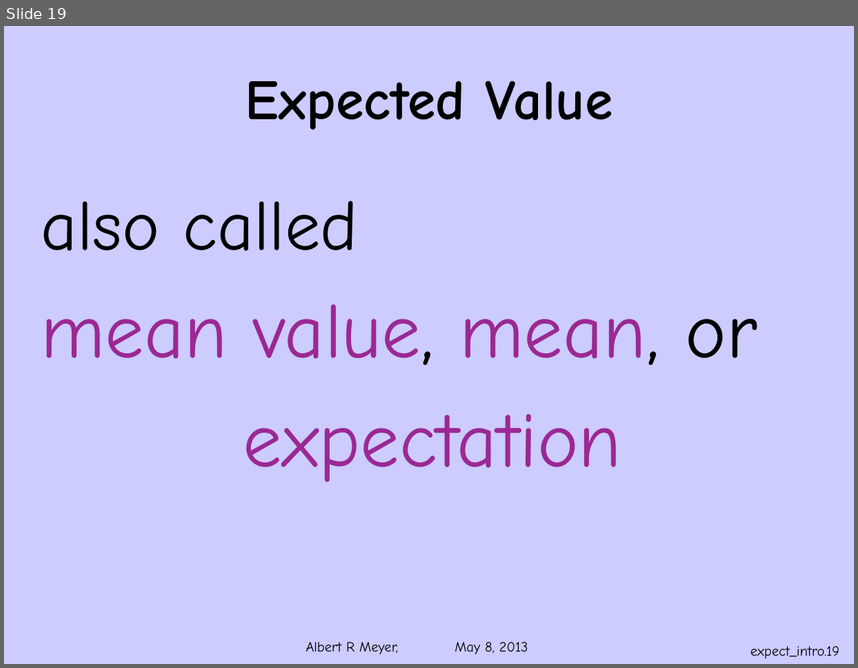
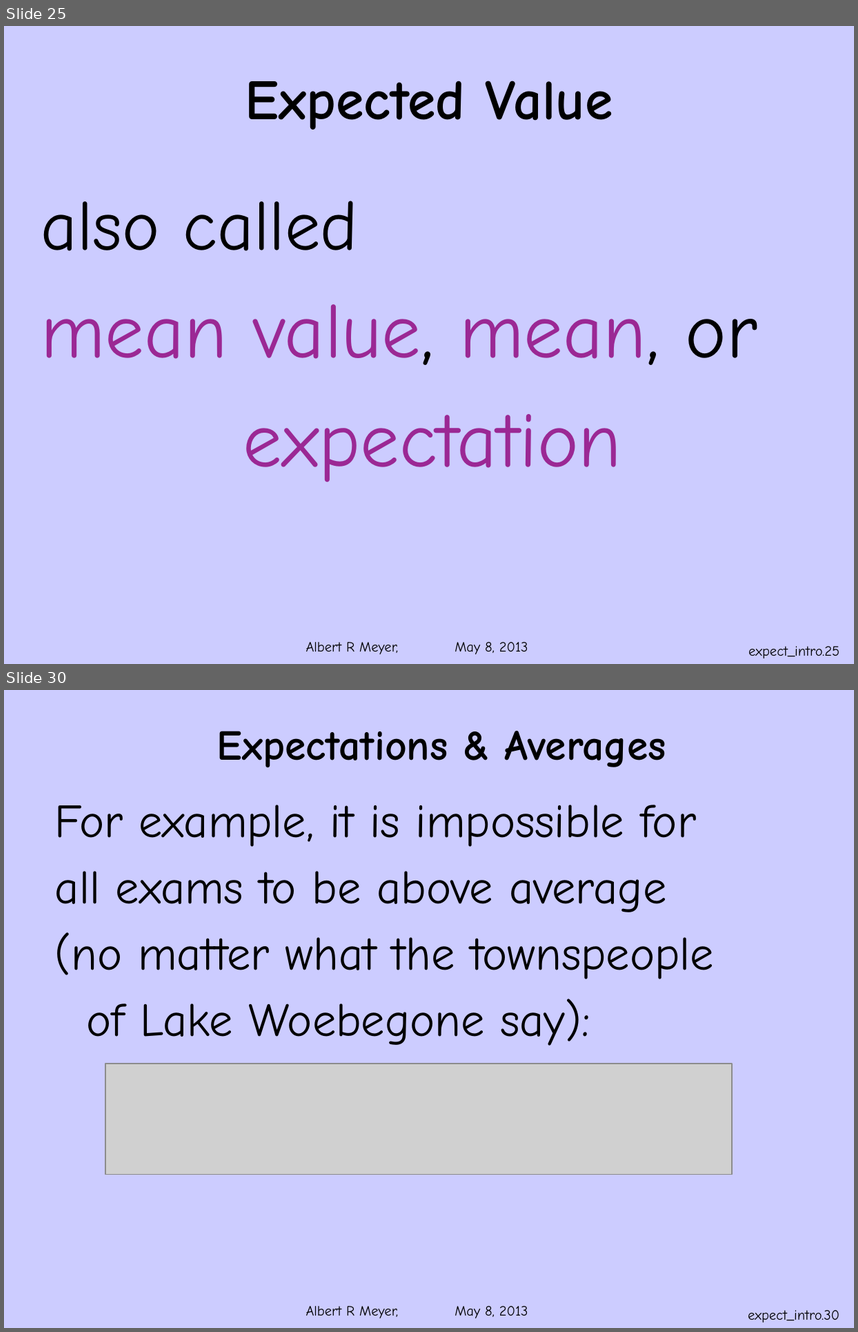
Before and after one commit to armeyer/mcs_web, a slide deck: spring13/slides13/ranvar-expect-intro.pptx. Shown one above the other, each under a label of ours: slide 19 before the commit, slides 25 and 30 after it; the slides between them are not shown. The pictures are 858x668 and 858x1332 pixels, drawn with LibreOffice and Linux fonts; fonts in the diff are those of the drawing; grey boxes stand for pictures; background and template pictures are left out. Boxes give left, top, right and bottom in pixels: in the first picture for what was removed or moved away, otherwise in the second. Text is boxed around its words. In the diff, an @@ line names an element or a change of style, - is before the commit and + after.

Commit message:
extend ranvar-expect-intro.pptx

```diff
--- a/spring13/slides13/ranvar-expect-intro.pptx
+++ b/spring13/slides13/ranvar-expect-intro.pptx
@@ slide 30 added at [4, 690, 854, 1328], background #CCCCFF; not listed: 1 template element that a slide beside it also shows @@
@@ title added at [217, 731, 666, 768], 36 pt, text #000000, bold @@
+Expectations & Averages
@@ text added at [55, 805, 714, 1045], 40 pt, text #000000 @@
+For example, it is impossible for
+all exams to be above average
+(no matter what the townspeople
+of Lake Woebegone say):
@@ picture added at [105, 1063, 732, 1174] @@
@@ page number added at [748, 1310, 840, 1322], 12 pt, text #000000 @@
+expect_intro.30
@@ what was slide 19 is now slide 25 @@
@@ page number at [749, 646, 840, 658]: text changed @@
-expect_intro.19
+expect_intro.25
```
Also in this commit, not shown: 4 slides changed, 13 other slides added, 2 slides removed.
